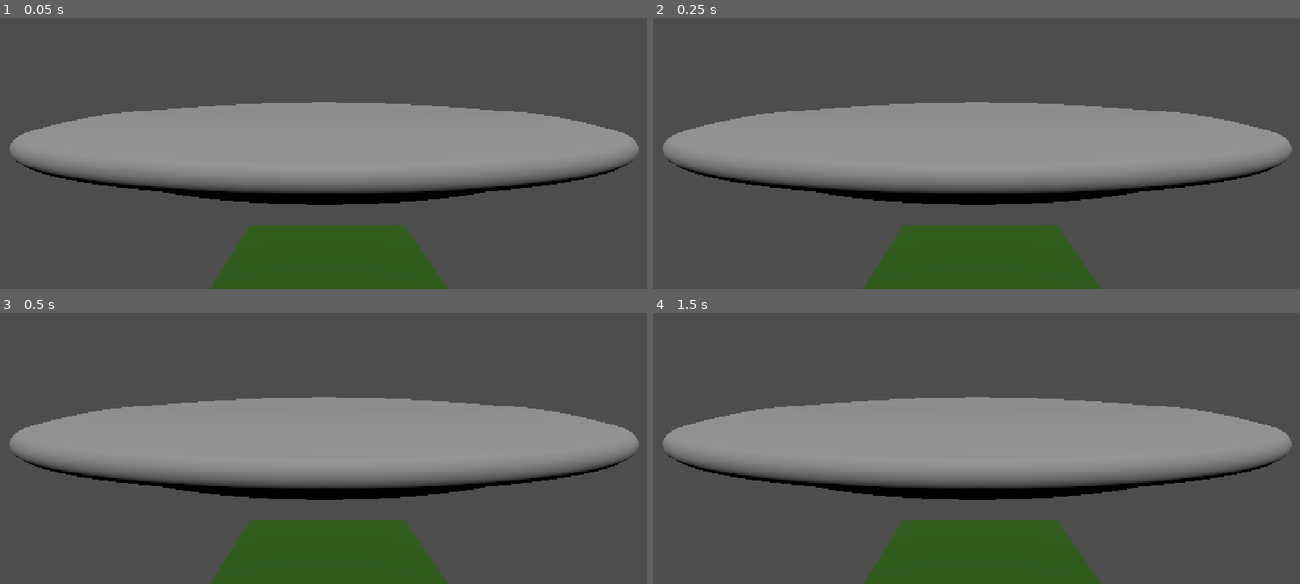
Above: before the commit, frames 1-4 (two rows, left to right).
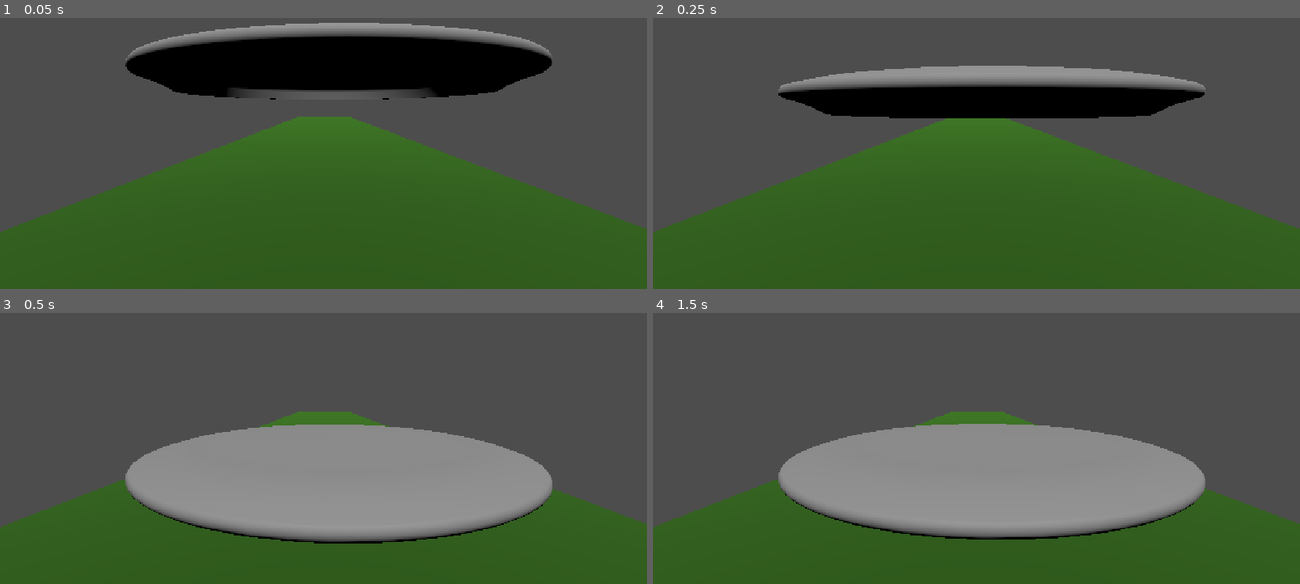
Above: after the commit, the same moments.

Repository: PastarDev/godot-disc-golf
Game: Godot game, scene res://main.tscn
The game is run twice, just before and just after one commit, with the same random seed, the same clock (stepped at 60 frames per second) and the same inputs.
Inputs:
- Up to frame 1 (0.05 s): no input
- Up to frame 2 (0.25 s): no input
- Up to frame 3 (0.5 s): no input
- Up to frame 4 (1.5 s): tap Enter at 1.25 s

The runs differ from the first frame. In frame 1, 66% of the frame differs, in the area x 0-100%, y 1-100%; in frame 2, 60%; in frame 3, 45%; in frame 4, 45%.

Commit message:
changed disc
added disc to main scene and fixed physics

Diff:
--- /dev/null
+++ b/SampleDisc.tscn
@@ -0,0 +1,14 @@
+[gd_scene format=3 uid="uid://bard14qbs6c1e"]
+
+[ext_resource type="ArrayMesh" uid="uid://bhtdvc5ejb73p" path="res://disc.obj" id="1_fcu7y"]
+
+[sub_resource type="CylinderShape3D" id="CylinderShape3D_jsssl"]
+
+[node name="RigidBody3D" type="RigidBody3D" unique_id=1960621020]
+
+[node name="DiscMesh" type="MeshInstance3D" parent="." unique_id=1181428907]
+transform = Transform3D(0.025, 0, 0, 0, 0.025, 0, 0, 0, 0.025, 0, 0, 0)
+mesh = ExtResource("1_fcu7y")
+
+[node name="CollisionShape3D" type="CollisionShape3D" parent="." unique_id=1357547421]
+shape = SubResource("CylinderShape3D_jsssl")
--- a/main.tscn
+++ b/main.tscn
@@ -2,18 +2,18 @@
 
 [ext_resource type="PackedScene" uid="uid://dpfbkytjwr41u" path="res://player.tscn" id="1_0xm2m"]
 [ext_resource type="PackedScene" uid="uid://mrlaexqa04jm" path="res://map1.tscn" id="2_h2yge"]
-[ext_resource type="PackedScene" uid="uid://da5gnc18ghvxf" path="res://sample_disc.tscn" id="3_h2yge"]
+[ext_resource type="PackedScene" uid="uid://bard14qbs6c1e" path="res://SampleDisc.tscn" id="3_h2yge"]
 
 [node name="main" type="Node3D" unique_id=1902930073]
 
 [node name="player" parent="." unique_id=815929019 instance=ExtResource("1_0xm2m")]
-transform = Transform3D(1, 0, 0, 0, 1, 0, 0, 0, 1, -0.14208627, 0, -0.05780387)
+transform = Transform3D(1, 0, 0, 0, 1, 0, 0, 0, 1, -0.14208627, 0, 3.2746723)
 
 [node name="ground" parent="." unique_id=53059265 instance=ExtResource("2_h2yge")]
-transform = Transform3D(1, 0, 0, 0, 1, 0, 0, 0, 4, -0.09277654, 0, 0.7650382)
+transform = Transform3D(4, 0, 0, 0, 1, 0, 0, 0, 20, -0.09277654, 0, -13.831416)
 
 [node name="MainSun" type="DirectionalLight3D" parent="." unique_id=69877582]
 transform = Transform3D(1, 0, 0, 0, 0.5210079, 0.85355186, 0, -0.85355186, 0.5210079, 0, 37.1981, 9.467678)
 
-[node name="SampleDisc" parent="." unique_id=1724252949 instance=ExtResource("3_h2yge")]
-transform = Transform3D(1, 0, 0, 0, 1, 0, 0, 0, 1, 0, 0, -131.64722)
+[node name="RigidBody3D" parent="." unique_id=1960621020 instance=ExtResource("3_h2yge")]
+transform = Transform3D(1, 0, 0, 0, 1, 0, 0, 0, 1, 0, 2.1321926, -0.747756)
--- a/sample_disc.tscn
+++ /dev/null
@@ -1,16 +0,0 @@
-[gd_scene format=3 uid="uid://da5gnc18ghvxf"]
-
-[ext_resource type="ArrayMesh" uid="uid://bhtdvc5ejb73p" path="res://disc.obj" id="1_ofcrh"]
-
-[sub_resource type="CylinderShape3D" id="CylinderShape3D_lquwl"]
-height = 20.0
-radius = 105.0
-
-[node name="SampleDisc" type="MeshInstance3D" unique_id=1724252949]
-mesh = ExtResource("1_ofcrh")
-
-[node name="RigidBody3D" type="RigidBody3D" parent="." unique_id=391625750]
-
-[node name="CollisionShape3D" type="CollisionShape3D" parent="RigidBody3D" unique_id=2126489507]
-transform = Transform3D(1, 0, 0, 0, 1, 0, 0, 0, 1, 0, -6.54055, 0)
-shape = SubResource("CylinderShape3D_lquwl")
